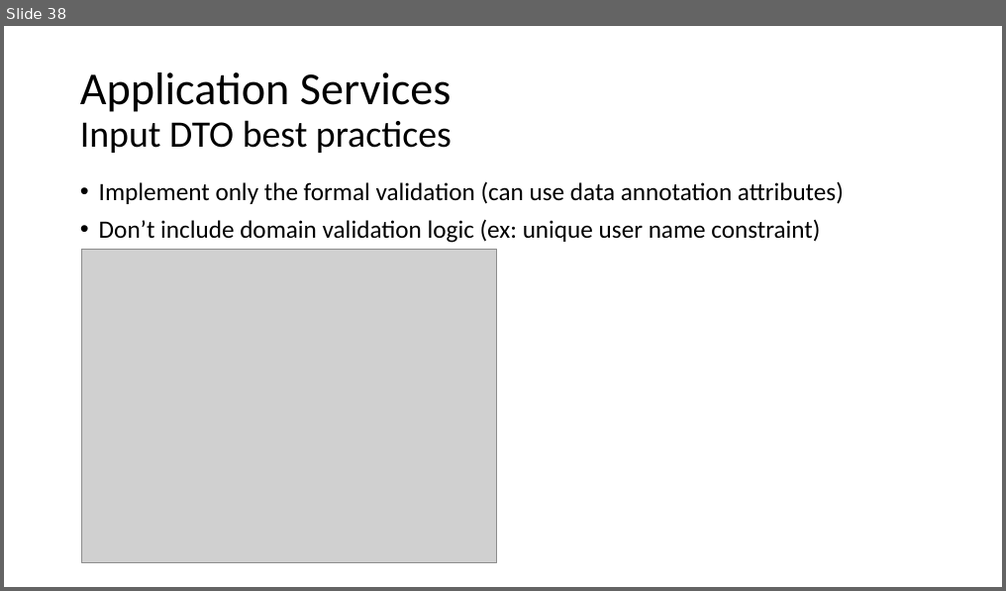
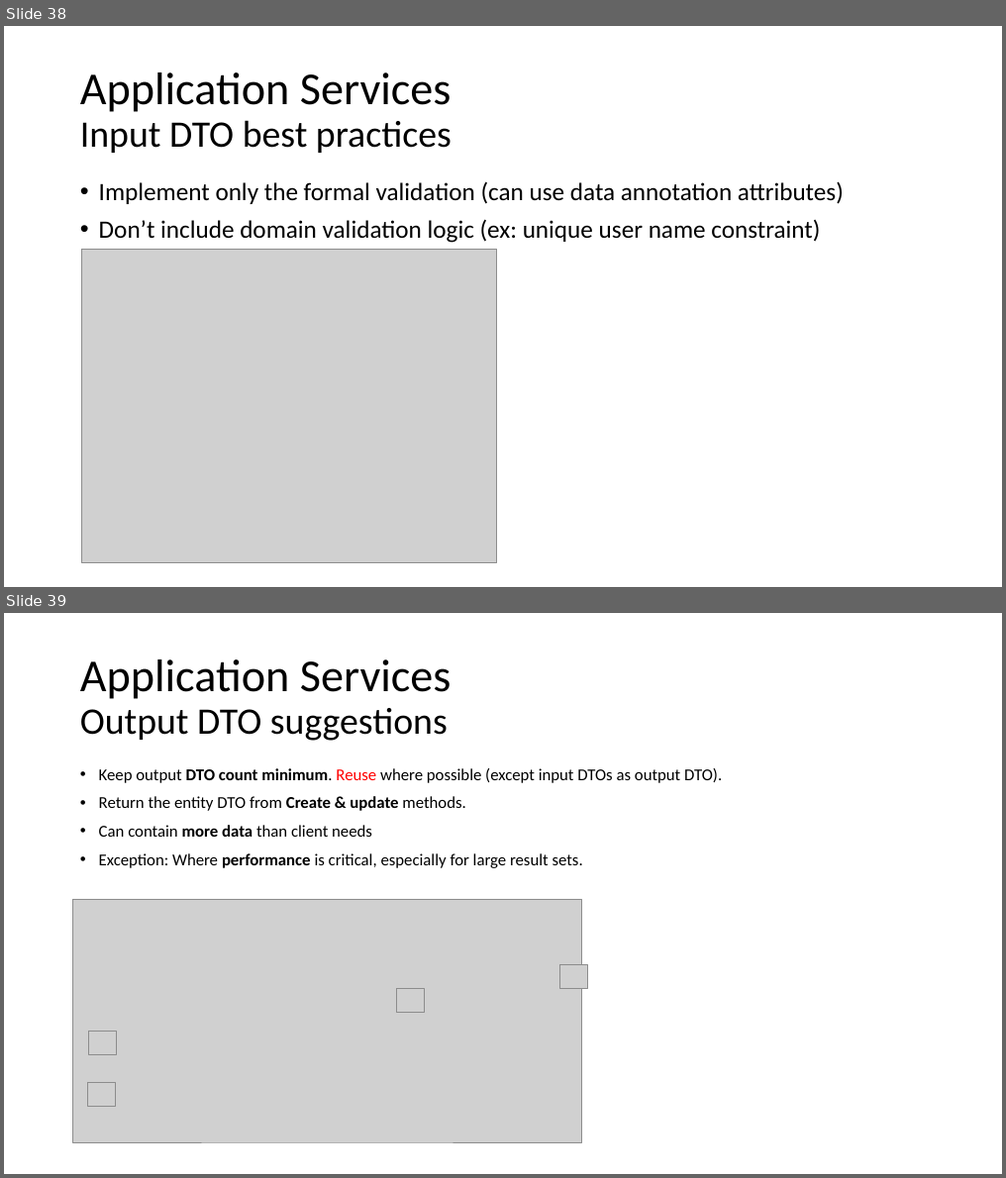
Before and after one commit to hikalkan/presentations, a slide deck: 2019-XX-XX Implementing DDD/Presentation.pptx. Shown one above the other, each under a label of ours: slide 38 before the commit, slides 38 and 39 after it. The pictures are 1006x591 and 1006x1178 pixels, drawn with LibreOffice and Linux fonts; fonts in the diff are those of the drawing; grey boxes stand for pictures. Boxes give left, top, right and bottom in pixels: in the first picture for what was removed or moved away, otherwise in the second. Text is boxed around its words. In the diff, an @@ line names an element or a change of style, - is before the commit and + after.

```diff
--- a/2019-XX-XX Implementing DDD/Presentation.pptx
+++ b/2019-XX-XX Implementing DDD/Presentation.pptx
@@ slide 39 added at (4,613,1002,1174), background #FFFFFF @@
@@ title added at (80,660,451,741), 36 pt, text #000000 @@
+Application Services
+Output DTO suggestions
@@ text added at (99,768,722,868), 16 pt, text #000000 @@
+• Keep output DTO count minimum. Reuse where possible (except input DTOs as output DTO).
+• Return the entity DTO from Create & update methods.
+• Can contain more data than client needs
+• Exception: Where performance is critical, especially for large result sets.
@@ picture added at (73,899,583,1143) @@
@@ picture added at (559,964,587,989) @@
@@ picture added at (396,989,424,1013) @@
@@ picture added at (88,1031,116,1055) @@
@@ picture added at (87,1082,115,1106) @@
```
Also in this commit, not shown: 2 slides changed, 5 other slides added, 1 other file.
